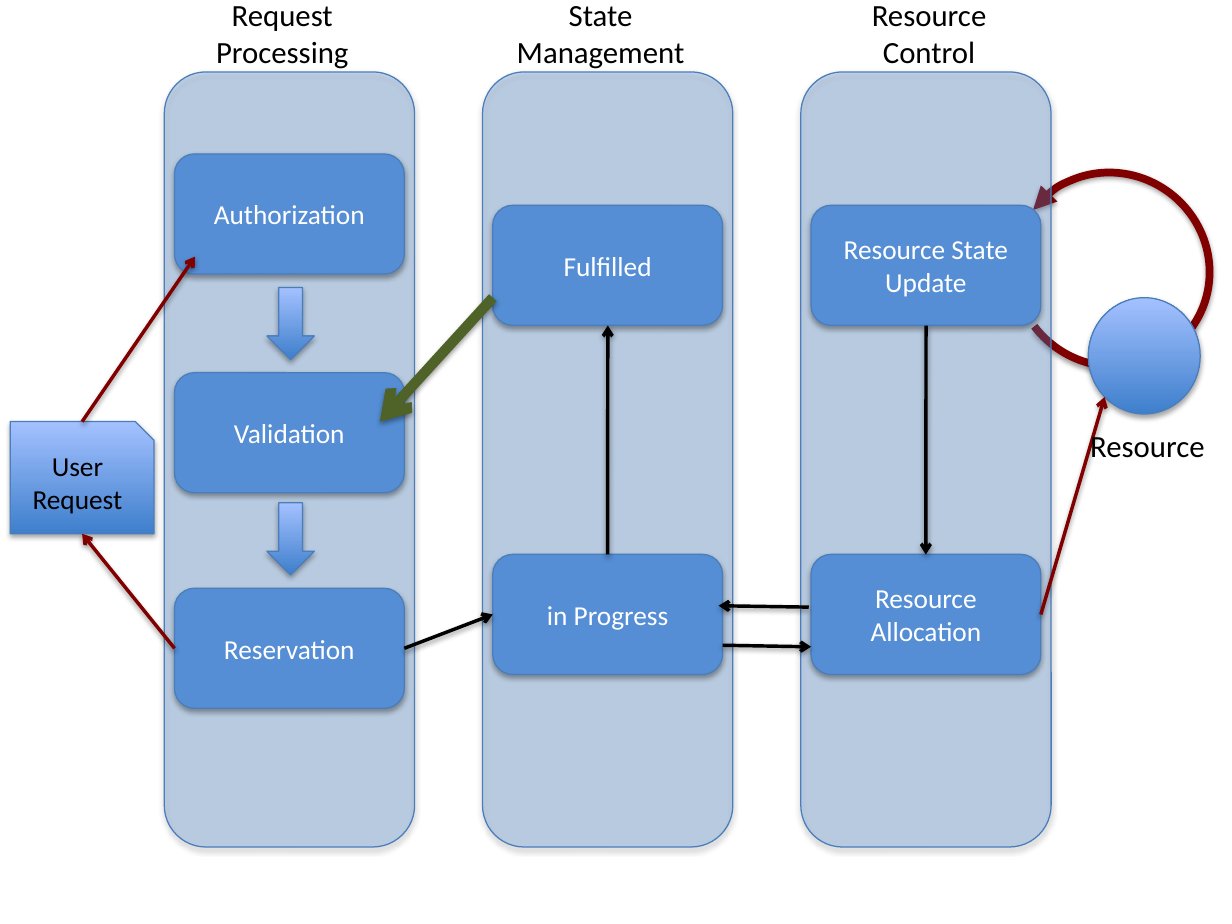
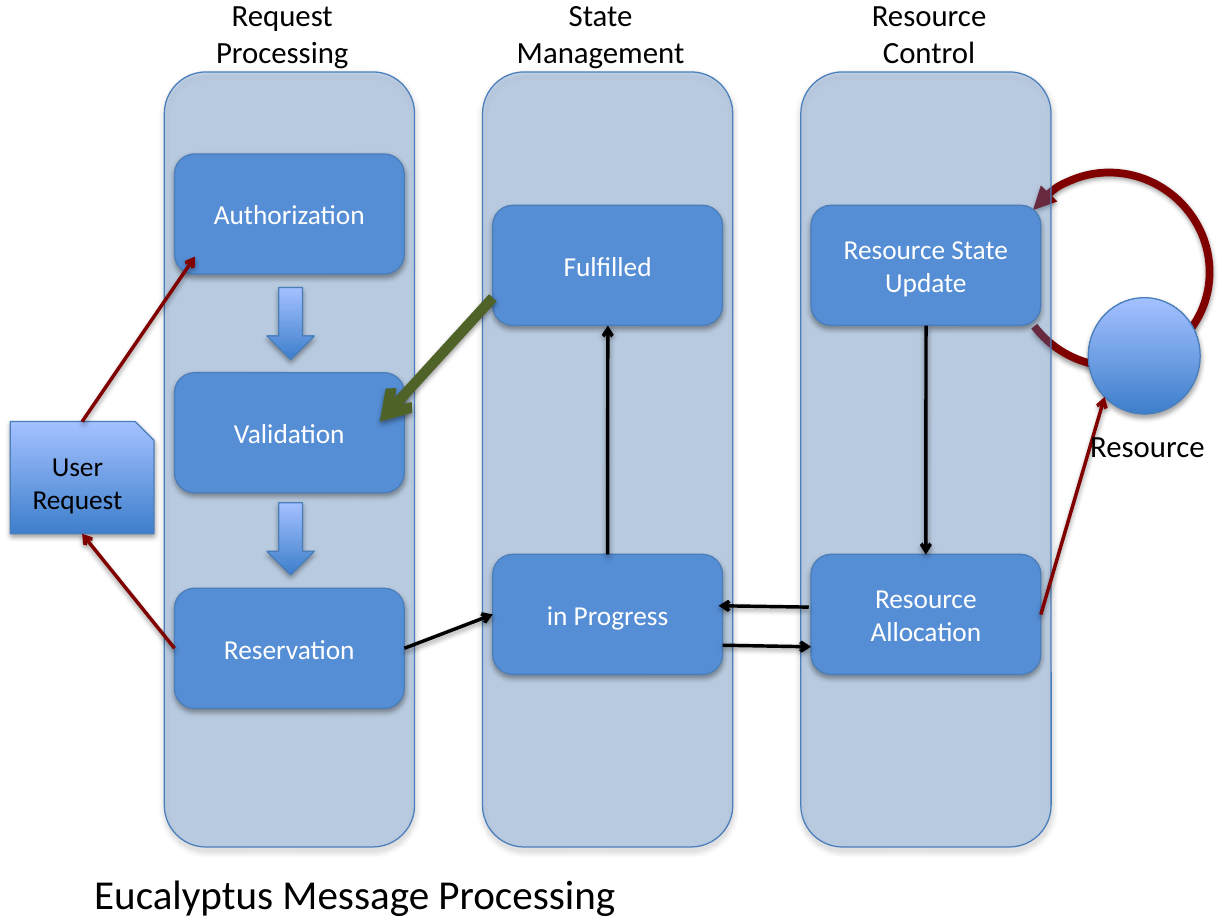
Before and after one commit to eucalyptus/architecture-docs, a slide deck: slide 6 of service-architecture/diagrams/message-flow-diagrams.pptx (slide 5 before the commit). Drawn at 1232x924 pixels with LibreOffice and Linux fonts; fonts in the diff are those of the drawing. Boxes give left, top, right and bottom in pixels: in the first picture for what was removed or moved away, otherwise in the second. Text is boxed around its words. In the diff, an @@ line names an element or a change of style, - is before the commit and + after.

```diff
--- a/service-architecture/diagrams/message-flow-diagrams.pptx
+++ b/service-architecture/diagrams/message-flow-diagrams.pptx
@@ text added at (x1=94, y1=880, x2=615, y2=916), 24 pt, text #000000 @@
+Eucalyptus Message Processing
```
Also in this commit, not shown: 2 other slides changed, 1 slide added.
